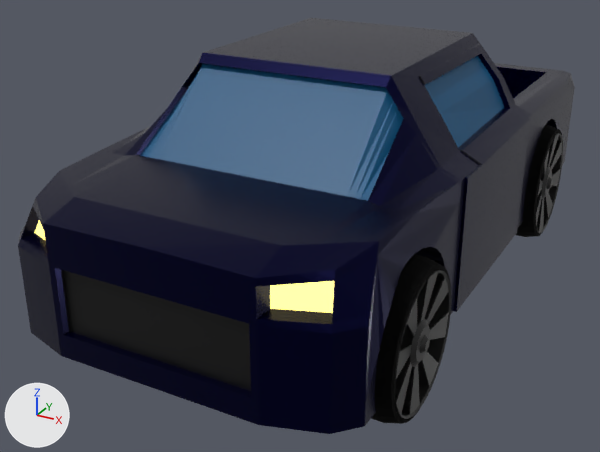
Renders of the Blender file Blender/auto 1.blend from each side of a commit.
The view is the same before and after, from a 50 mm camera at (2.39, -6.57, 3.08) aimed at (-1.04, -0.33, -0.05). The lights are fixed; the arrows at lower left show +X, +Y and +Z.
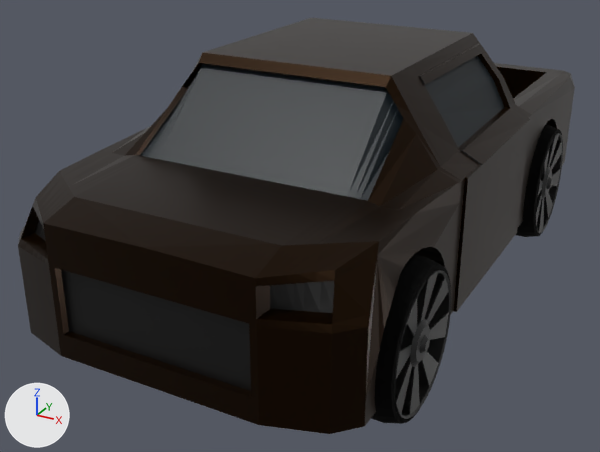
Commit message: auto 1

Boxes (x1, y1, x2, y2) around the edits, measured in the pictures (600 x 452 px):
'Cube', recoloured
    both: (18, 19, 549, 434)
part 1 of me_cube_001, recoloured
    both: (34, 221, 334, 313)

Patch to the scene script:
```diff
--- a/Blender/auto 1.blend.py
+++ b/Blender/auto 1.blend.py
@@ mat_material_001 @@
 mat_material_001 = principled_material('Material.001')
-mat_material_001.base_color = (0.0, 0.000217, 0.0308)  # dark blue #000131
+mat_material_001.base_color = (0.0161, 0.00574, 0.0)  # black #221100
 mat_material_001.metallic = 0.76
@@ mat_vidrio @@
 mat_vidrio = principled_material('vidrio')
-mat_vidrio.base_color = (0.0, 0.0871, 0.212)  # blue #00537f
+mat_vidrio.base_color = (0.0, 0.0052, 0.00945)  # black #001019
@@ me_cube_001 @@
 me_cube_001.from_pydata(...)  # 2038 vertices, 1871 faces; spans x 0.0..1.08, y -1.0..1.06, z -0.68..1.79
 # used by ob_cube; location = (-0.791, 0.0, 0.0); scale = (1.44, 2.86, 0.908)
+# me_cube_001 part 1: all 6 faces that had it switch from mat_luces_adelante (yellow #ffef7b) to mat_material_005 (black #000000)
 me_cube_001.materials.append(mat_material_001)
@@ me_cube_001 @@
 me_cube_001.materials.append(mat_vidrio)
-me_cube_001.materials.append(mat_luces_atras)  # dark red #5a0500
-me_cube_001.materials.append(mat_material_002)  # brown #703f00
```
